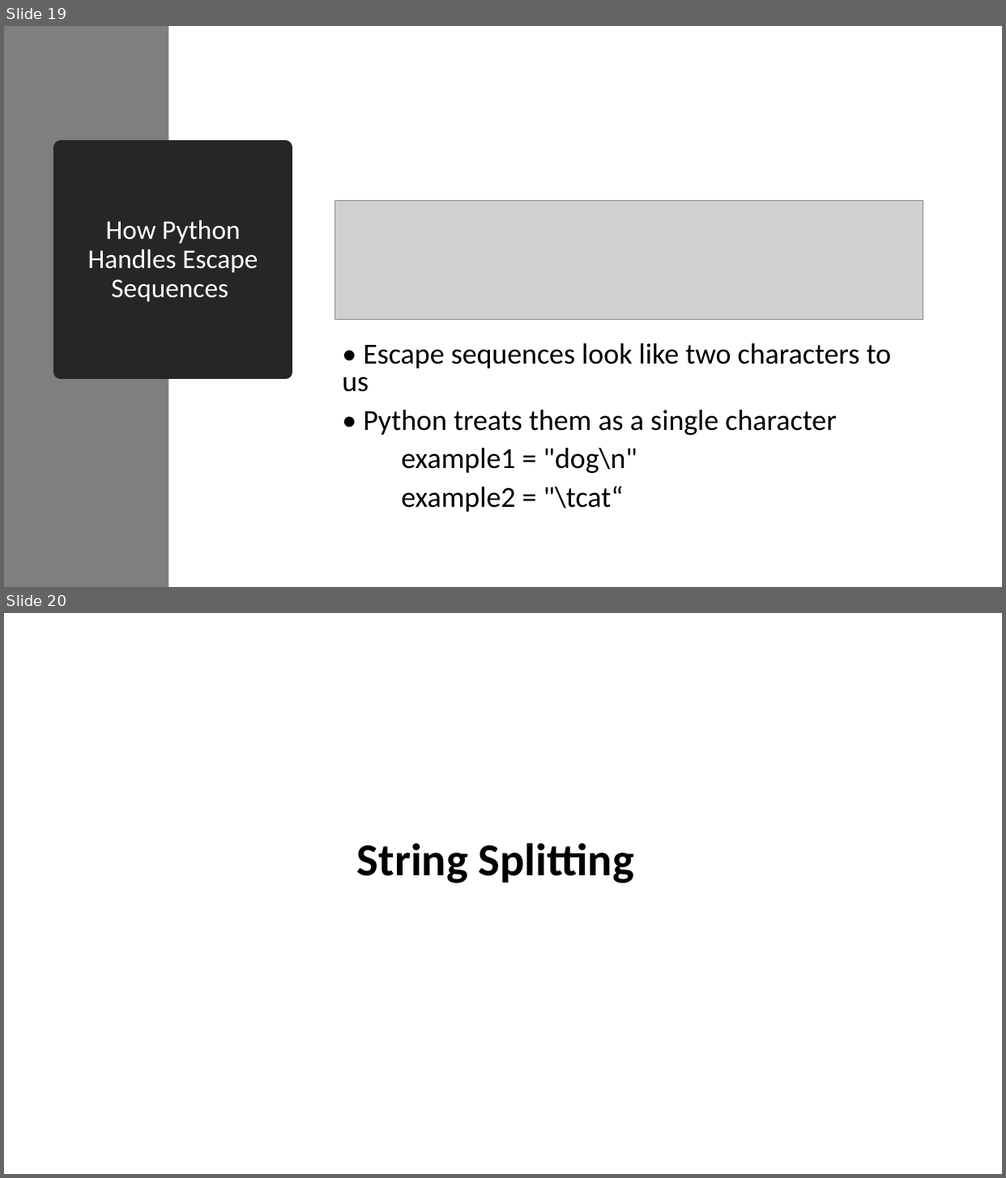
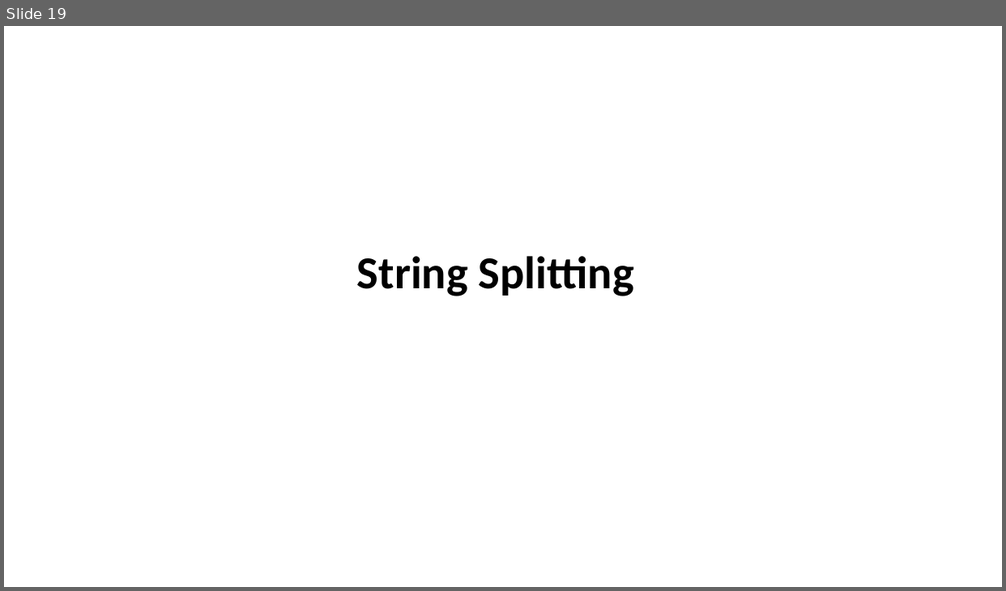
Before and after one commit to HKohin/Python-for-Upward-Bound-Program, a slide deck: PYTHON_9_Strings.pptx. Shown one above the other, each under a label of ours: slides 19 and 20 before the commit, slide 19 after it. The pictures are 1006x1178 and 1006x591 pixels, drawn with LibreOffice and Linux fonts; fonts in the diff are those of the drawing; grey boxes stand for pictures. Boxes give left, top, right and bottom in pixels: in the first picture for what was removed or moved away, otherwise in the second. Text is boxed around its words. In the diff, an @@ line names an element or a change of style, - is before the commit and + after.

```diff
--- a/PYTHON_9_Strings.pptx
+++ b/PYTHON_9_Strings.pptx
@@ slide 19 removed at [4, 26, 1002, 587], background #FFFFFF @@
@@ rectangle removed at [4, 26, 168, 587] @@
@@ title removed at [61, 148, 286, 373] @@
-How Python Handles Escape Sequences
@@ picture removed at [335, 200, 923, 319] @@
@@ text removed at [342, 344, 892, 512] @@
-• Escape sequences look like two characters to us
-• Python treats them as a single character
-example1 = "dog\n"
-example2 = "\tcat“
@@ what was slide 20 is now slide 19 @@
```
Also in this commit, not shown: 2 slides changed.
